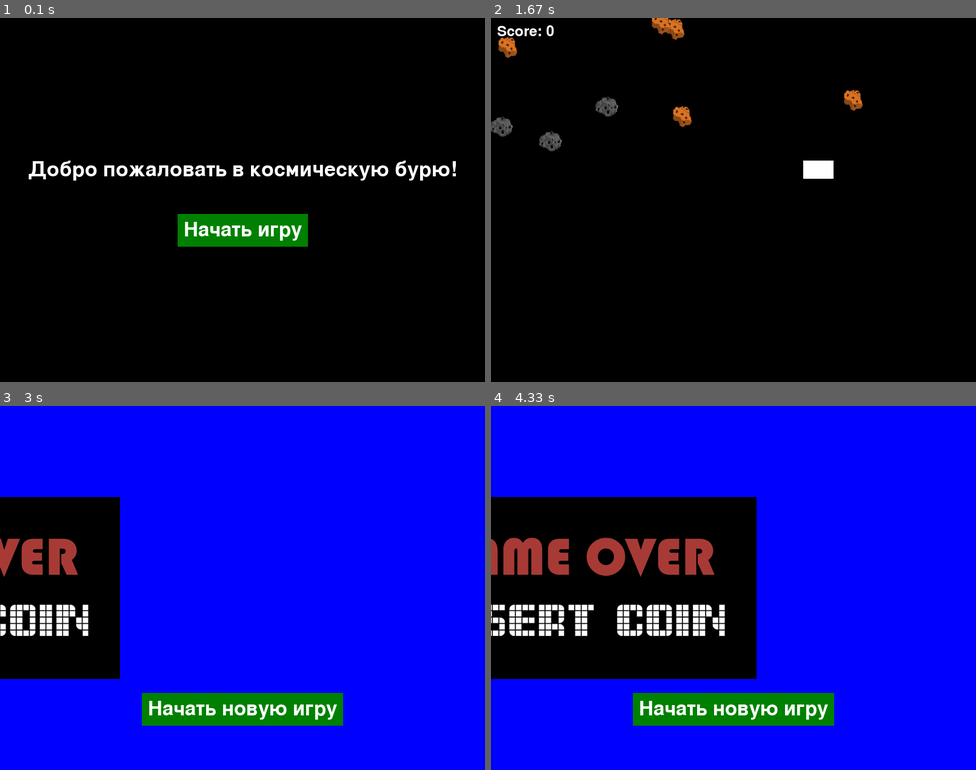
Above: before the commit, frames 1-4 (two rows, left to right).
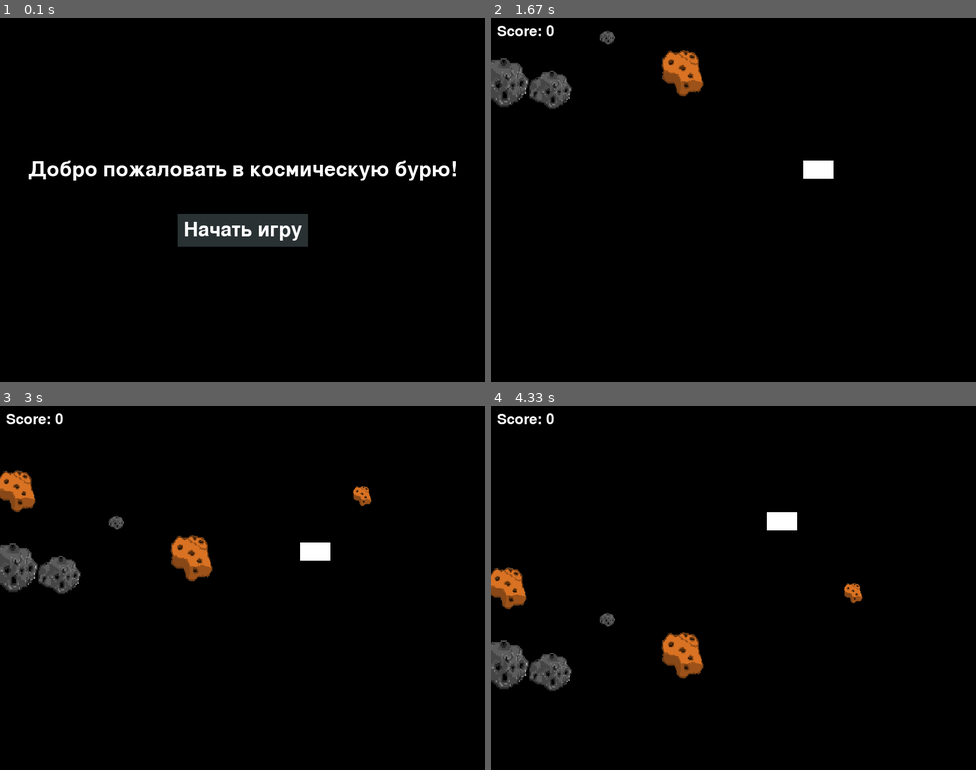
Above: after the commit, the same moments.

Repository: grigoriy-st/PyGame-project
Game: pygame game, started from src/main.py
The game is run twice, just before and just after one commit, with the same random seed, the same clock (stepped at 60 frames per second) and the same inputs.
Inputs:
- Up to frame 1 (0.1 s): no input
- Up to frame 2 (1.67 s): click "Начать игру" at 0.38 s; tap Space at 0.67 s; hold Right 1-1.47 s; hold Up from 1.5 s (still down)
- Up to frame 3 (3 s): release Up at 1.8 s; hold Right 1.83-2.3 s; hold Left 2.33-2.87 s; hold Down from 2.9 s (still down)
- Up to frame 4 (4.33 s): release Down at 3.2 s; hold Left 3.23-3.63 s; hold Up 3.67-4.03 s; hold Right from 4.07 s (still down)

The runs differ from the first frame. In frame 1, 2.1% of the frame differs, in the area x 36-64%, y 53-63%; in frame 2, 3.6%; in frame 3, 91%, in the area x 0-100%, y 0-100%; in frame 4, 81%.

Commit message:
commiting

Diff:
--- a/src/game.py
+++ b/src/game.py
@@ -3,11 +3,13 @@
 import sys
 import random
 # Константы
+SCORE = 0
+COEFFICIENT = 1
 WIDTH, HEIGHT = 800, 600  # Ширина и высота окна
 FPS = 60
-ASTEROID_SPAWN_RATE = 25  # Частота появления астероидов
+ASTEROID_SPAWN_RATE = 50  # Частота появления астероидов
 BULLET_SPEED = 10
-ASTEROID_SPEED = 3
+ASTEROID_SPEED = 2
 PLAYER_SPEED = 5
 
 # Цвета
@@ -86,7 +88,8 @@
             self.image = load_image('../assets/images/meteorit2.png')
         else:
             self.image = load_image('../assets/images/meteorit.png')
-        self.image = pygame.transform.scale(self.image, (40, 40))
+        random_size = random.randint(20, 100)
+        self.image = pygame.transform.scale(self.image, (random_size, random_size))
         self.rect = self.image.get_rect(center=(random.randint(0, WIDTH), 0))
 
     def update(self):
@@ -99,8 +102,8 @@
 class Bullet(pygame.sprite.Sprite):
     def __init__(self, x, y):
         super().__init__()
-        self.image = pygame.Surface((5, 10))
-        self.image.fill(WHITE)
+        self.image = load_image('../assets/images/bullet.png')
+        self.image = pygame.transform.scale(self.image, (20, 20))
         self.rect = self.image.get_rect(center=(x, y))
 
     def update(self):
@@ -132,7 +135,7 @@
             # Кнопка для начала игры
             button_text = self.button_font.render("Начать игру", True, (255, 255, 255))
             button_rect = button_text.get_rect(center=(WIDTH // 2, HEIGHT // 2 + 50))
-            pygame.draw.rect(self.screen, (0, 128, 0), button_rect.inflate(20, 20))  # Кнопка
+            pygame.draw.rect(self.screen, (41, 49, 51), button_rect.inflate(20, 20))  # Кнопка
             self.screen.blit(button_text, button_rect)
 
             # Обработка событий
@@ -152,7 +155,7 @@
     def show_game_over_screen(self):
         """ Отображение конца игры. """
         pygame.display.set_caption("Game over")
-        blue = (0, 0, 255)
+        blue = (0, 0, 0)
 
         try:
             image = pygame.image.load('../assets/images/gameover.png')
@@ -178,7 +181,7 @@
 
             button_text = self.button_font.render("Начать новую игру", True, (255, 255, 255))
             button_rect = button_text.get_rect(center=(WIDTH // 2, HEIGHT // 2 + 200))
-            pygame.draw.rect(self.screen, (0, 128, 0), button_rect.inflate(20, 20))  # Кнопка
+            pygame.draw.rect(self.screen, (41, 49, 51), button_rect.inflate(20, 20))  # Кнопка
             self.screen.blit(button_text, button_rect)
 
             for event in pygame.event.get():
@@ -213,9 +216,11 @@
 
     def main_game(self):
         """ Основной игровой цикл. """
+        global ASTEROID_SPEED, COEFFICIENT, SCORE
         pygame.init()
         self.screen = pygame.display.set_mode((WIDTH, HEIGHT))
         clock = pygame.time.Clock()
+        start_time = pygame.time.get_ticks()
 
         # Группы спрайтов
         all_sprites = pygame.sprite.Group()
@@ -227,8 +232,7 @@
         all_sprites.add(player)
 
         # Основной игровой цикл
-        score = 0
-
+        SCORE = 0
         while self.running:
             for event in pygame.event.get():
                 if event.type == pygame.QUIT:
@@ -239,6 +243,15 @@
                         bullet = player.shoot()  # Выстрел
                         all_sprites.add(bullet)
                         bullets.add(bullet)
+            elapsed_time = pygame.time.get_ticks() - start_time  # Время в миллисекундах
+
+            # Преобразуем в секунды
+            elapsed_seconds = elapsed_time / 1000.0
+            if elapsed_seconds > 20 * COEFFICIENT:
+                SCORE += 75
+                ASTEROID_SPEED = ASTEROID_SPEED * (COEFFICIENT + 1)
+                COEFFICIENT += 1
+
 
             if random.randint(1, ASTEROID_SPAWN_RATE) == 1:
                 asteroid = Asteroid()
@@ -253,7 +266,7 @@
                 hit_asteroids = pygame.sprite.spritecollide(bullet, asteroids, True)
                 if hit_asteroids:
                     bullet.kill()
-                    score += len(hit_asteroids)
+                    SCORE += len(hit_asteroids)
 
             # Проверка на столкновение игрока с астероидами
             if pygame.sprite.spritecollideany(player, asteroids):
@@ -265,7 +278,7 @@
 
             # Отображение счета
             font = pygame.font.Font(None, 36)
-            text = font.render(f'Score: {score}', True, WHITE)
+            text = font.render(f'Score: {SCORE}', True, WHITE)
             self.screen.blit(text, (10, 10))
 
             pygame.display.flip()
Binary file added: assets/images/bullet.png
